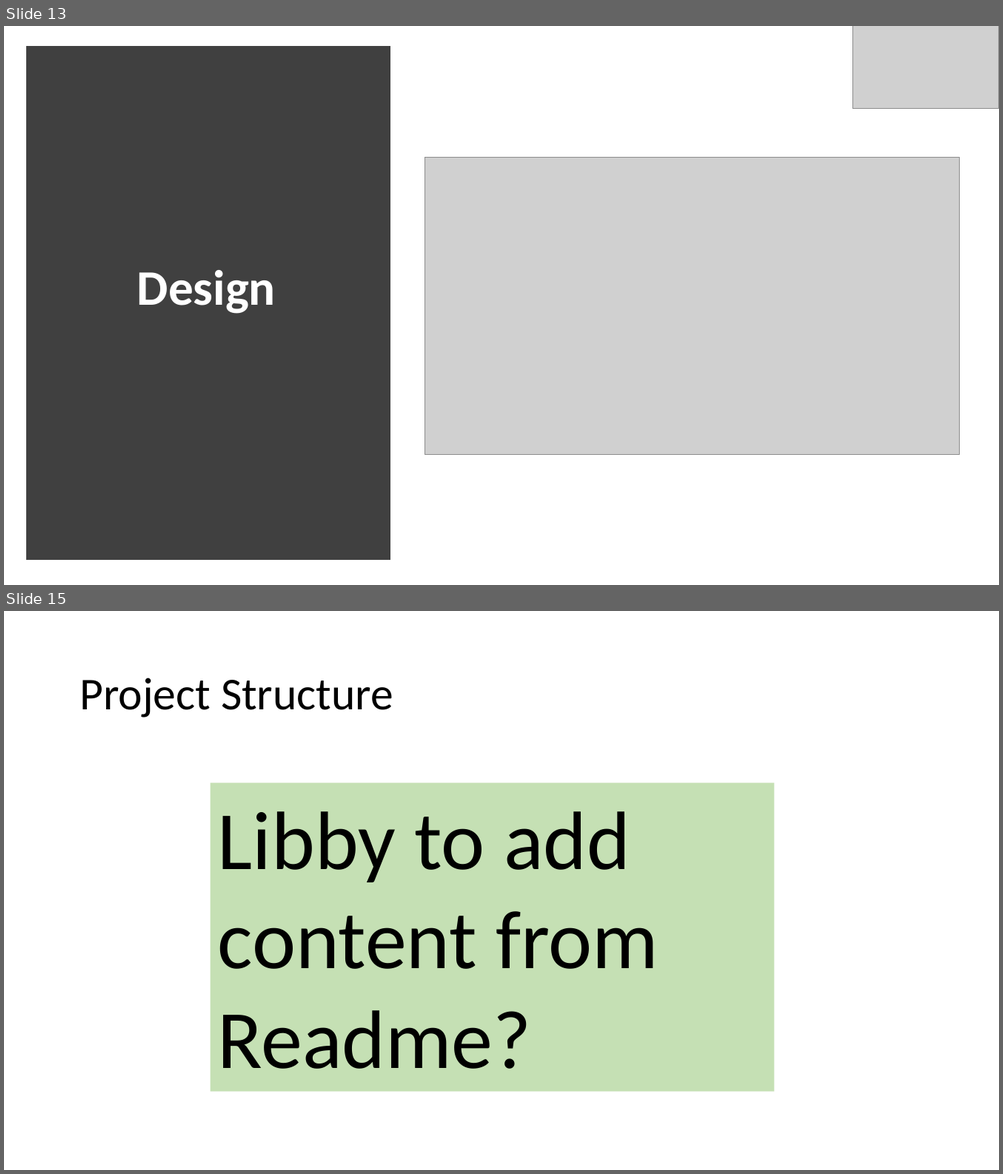
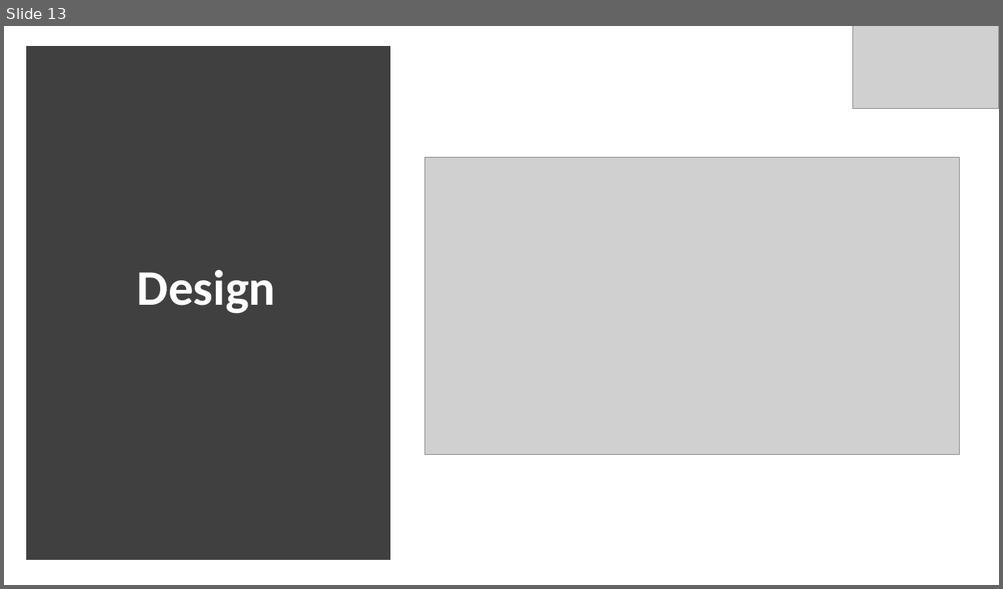
Before and after one commit to gdc3000/wa_collisions, a slide deck: doc/wa_collisions_final_presentation.pptx. Shown one above the other, each under a label of ours: slides 13 and 15 before the commit, slide 13 after it; the slides between them are not shown. The pictures are 1003x1174 and 1003x589 pixels, drawn with LibreOffice and Linux fonts; fonts in the diff are those of the drawing; grey boxes stand for pictures. Boxes give left, top, right and bottom in pixels: in the first picture for what was removed or moved away, otherwise in the second. Text is boxed around its words. In the diff, an @@ line names an element or a change of style, - is before the commit and + after.

```diff
--- a/doc/wa_collisions_final_presentation.pptx
+++ b/doc/wa_collisions_final_presentation.pptx
@@ slide 15 removed at (4,611,999,1170), background #FFFFFF @@
@@ title removed at (79,678,393,718) @@
-Project Structure
@@ rectangle removed at (210,783,775,1092) @@
-Libby to add content from Readme?
```
Also in this commit, not shown: 1 slide added, 1 other slide removed, 6 other files.
